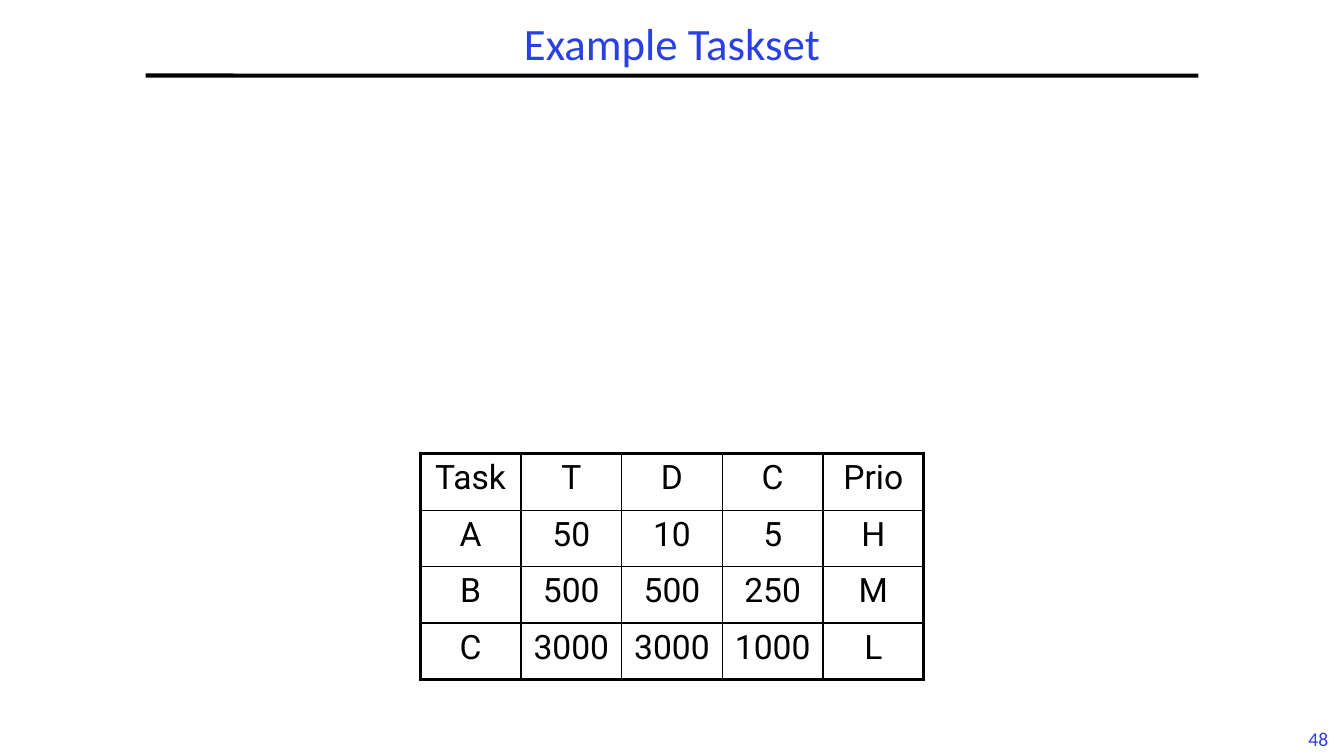
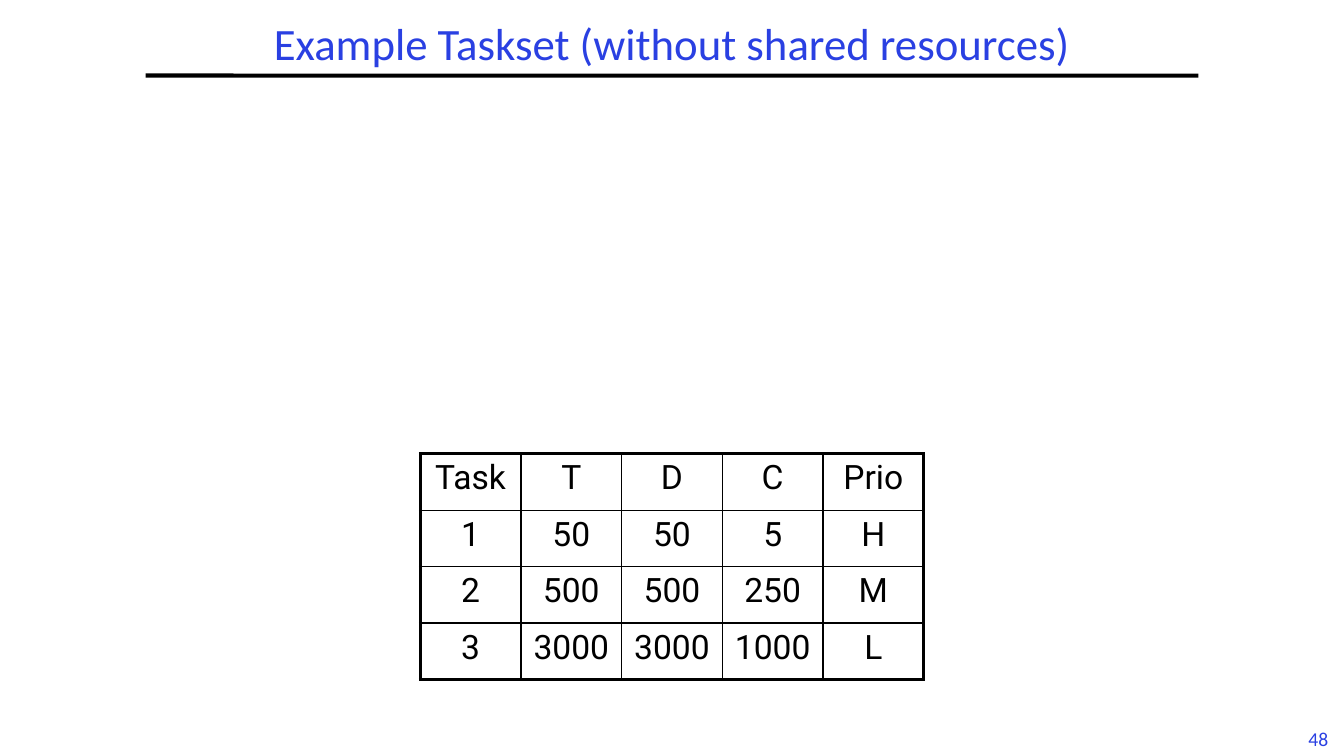
Before and after one commit to guhofstra/CSC256Fa25, a slide deck: slide 48 of PPTs/L6-RTScheduling II.pptx. Drawn at 1344x756 pixels with LibreOffice and Linux fonts; fonts in the diff are those of the drawing; grey boxes stand for pictures. Boxes give left, top, right and bottom in pixels: in the first picture for what was removed or moved away, otherwise in the second. Text is boxed around its words. In the diff, an @@ line names an element or a change of style, - is before the commit and + after.

```diff
--- a/PPTs/L6-RTScheduling II.pptx
+++ b/PPTs/L6-RTScheduling II.pptx
@@ title at (274,27,1069,68): text changed @@
-Example Taskset
+Example Taskset (without shared resources)
@@ table at (420,454,925,680) @@
-row 2, column 1: A
+row 2, column 1: 1
-row 2, column 3: 10
+row 2, column 3: 50
-row 3, column 1: B
+row 3, column 1: 2
-row 4, column 1: C
+row 4, column 1: 3
```
Also in this commit, not shown: 5 other slides changed, 1 slide added, 1 other file.
